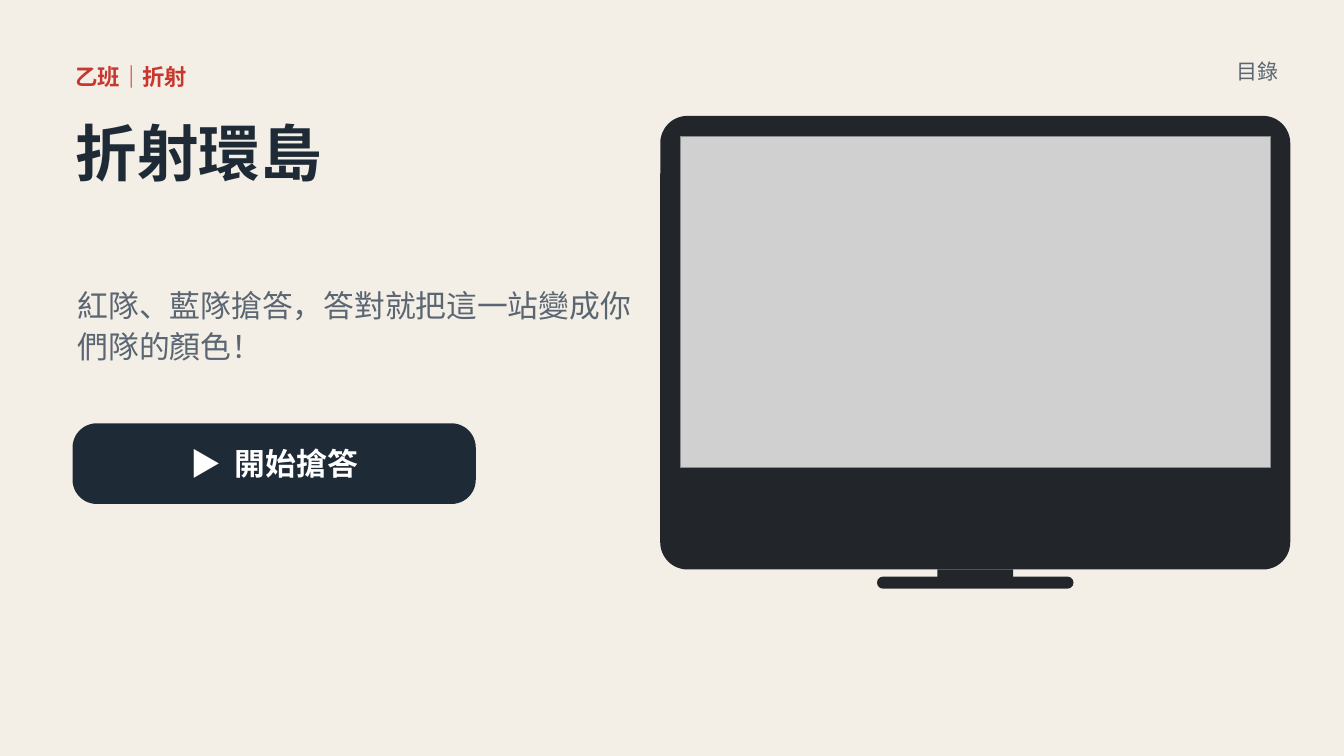
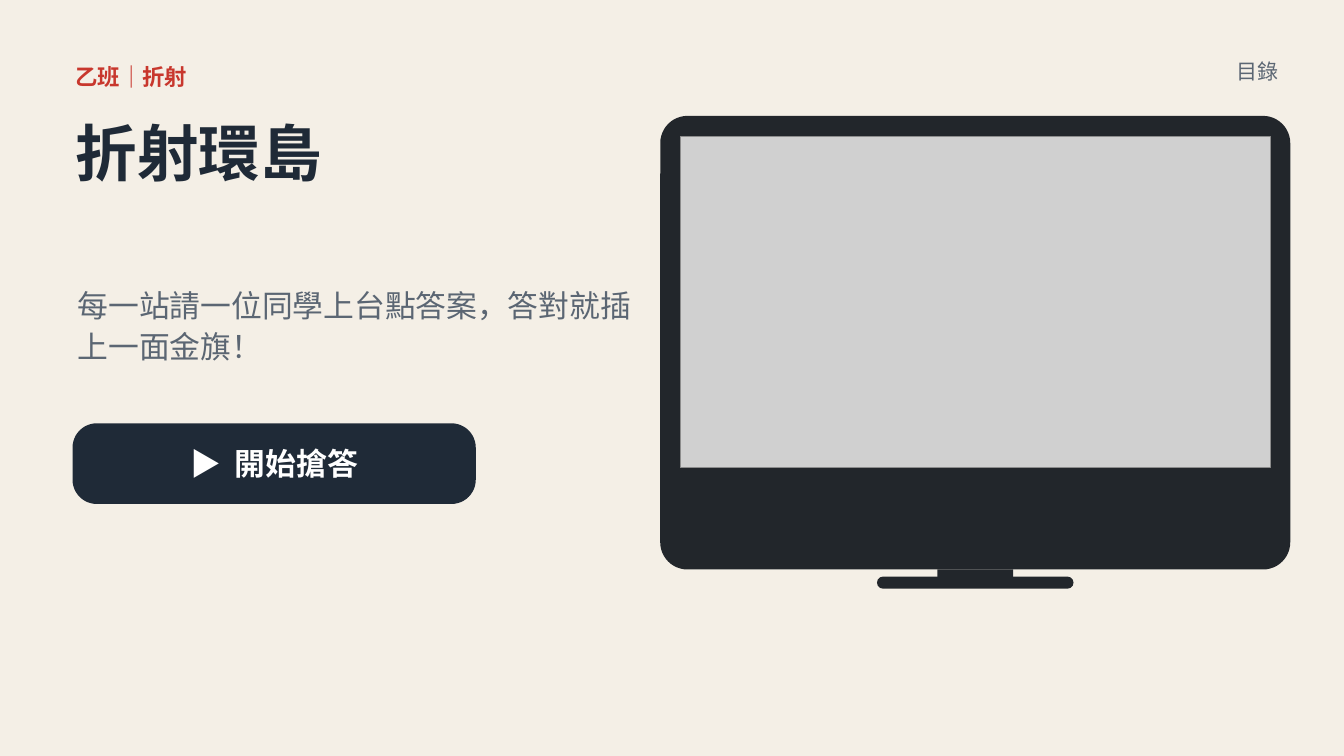
Before and after one commit to classtools1020/classtools1020.github.io, a slide deck: slide 21 of light-refract/1016/slides.pptx (slide 12 before the commit). Drawn at 1344x756 pixels with LibreOffice and Linux fonts; fonts in the diff are those of the drawing; grey boxes stand for pictures. Boxes give left, top, right and bottom in pixels: in the first picture for what was removed or moved away, otherwise in the second. Text is boxed around its words. In the diff, an @@ line names an element or a change of style, - is before the commit and + after.

```diff
--- a/light-refract/1016/slides.pptx
+++ b/light-refract/1016/slides.pptx
@@ text at <box>78,291,631,361</box>: text changed @@
-紅隊、藍隊搶答，答對就把這一站變成你們隊的顏色！
+每一站請一位同學上台點答案，答對就插上一面金旗！
```
Also in this commit, not shown: 5 other slides changed, 1 slide added, 3 slides removed, 2 other files.
